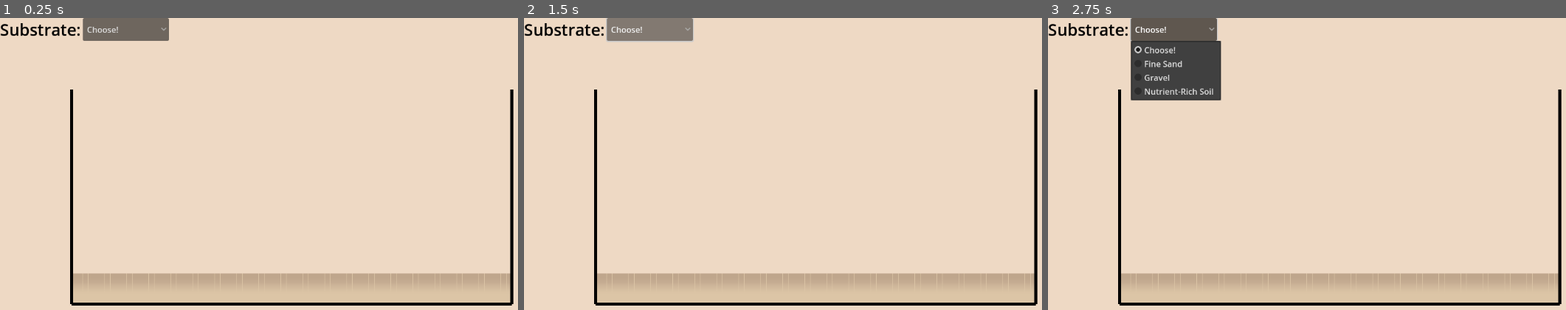
Above: before the commit, frames 1-3 (left to right).
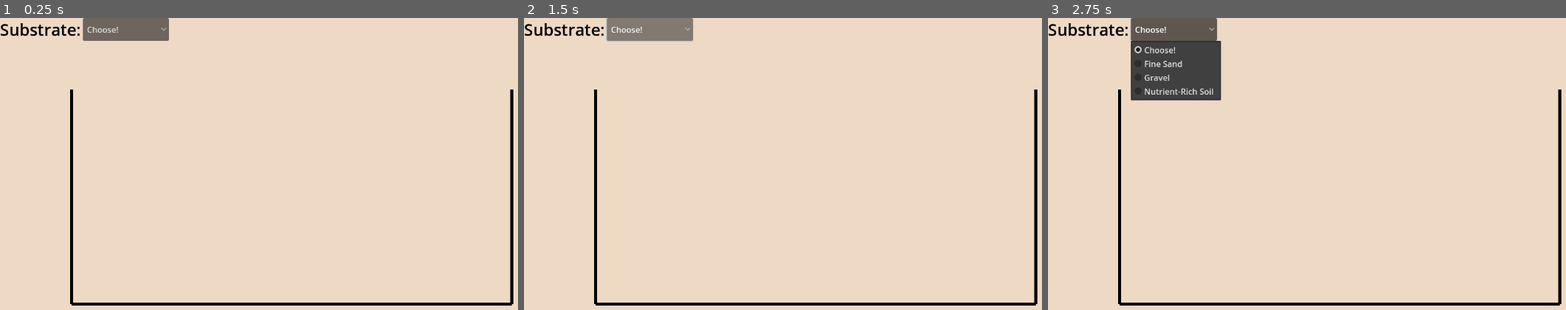
Above: after the commit, the same moments.

Repository: jac192133/Ecobana
Game: Godot game, scene res://scenes/MainScene.tscn
The game is run twice, just before and just after one commit, with the same random seed, the same clock (stepped at 60 frames per second) and the same inputs.
Inputs:
- Up to frame 1 (0.25 s): no input
- Up to frame 2 (1.5 s): click "Choose!" at 0.5 s; click "Choose!" at 1.25 s
- Up to frame 3 (2.75 s): click "Choose!" at 2 s

The runs differ from the first frame. In frame 1, 8.5% of the frame differs, in the area x 14-99%, y 87-98%; in frame 2, 8.5%; in frame 3, 8.5%.

Commit message:
substraight implemented

Diff:
--- a/ecobana_reworked/scenes/MainScene.tscn
+++ b/ecobana_reworked/scenes/MainScene.tscn
@@ -5,6 +5,8 @@
 
 [sub_resource type="ShaderMaterial" id="ShaderMaterial_m7d6k"]
 shader = ExtResource("1_nrpga")
+shader_parameter/substrate_color = null
+shader_parameter/square_size = 1.0
 
 [node name="MainScene" type="Node2D"]
 
--- a/ecobana_reworked/scripts/ui_handler.gd
+++ b/ecobana_reworked/scripts/ui_handler.gd
@@ -1,21 +1,52 @@
 extends Control
 
 @onready var substrate_dropdown = $HBoxContainer/SubstrateDropdown
-@onready var substrate = get_node("../Substrate") # Adjust if needed
-
-# Substrate colors
-var substrate_colors = {
-	"Fine Sand": Color(0.862745, 0.772549, 0.65098, 1),  # Light beige
-	"Gravel": Color(0.77, 0.65, 0.49, 1),               # Warm brown
-	"Nutrient-Rich Soil": Color(0.55, 0.42, 0.3, 1)     # Dark brown
-}
+@onready var substrate = $"../Substrate"  # Adjust the path if needed
 
 func _ready():
 	substrate_dropdown.item_selected.connect(_on_substrate_selected)
 
-func _on_substrate_selected(index):
+	# Set "Choose!" as the default selection
+	substrate_dropdown.selected = 0
+
+	# Ensure the substrate starts hidden
+	substrate.visible = false
+
+	# Also reset the shader parameters to eliminate artifacts
+	var material = substrate.material
+	if material and material is ShaderMaterial:
+		material.set_shader_parameter("substrate_color", Color(0, 0, 0, 0))  # Fully transparent
+		material.set_shader_parameter("square_size", 0)  # Disable pattern
+
+func _on_substrate_selected(index: int):
 	var selected_text = substrate_dropdown.get_item_text(index)
+	print("Selected:", selected_text)
 
-	# Update substrate color if it's a valid selection
-	if selected_text in substrate_colors:
-		substrate.color = substrate_colors[selected_text]
+	# Ensure substrate exists
+	if not is_instance_valid(substrate):
+		print("Substrate node not found!")
+		return
+
+	# Hide substrate if "Choose!" is selected
+	if selected_text == "Choose!":
+		substrate.visible = false
+		return  # Exit early
+
+	substrate.visible = true  # Ensure it's visible for valid selections
+
+	var material = substrate.material
+	if material and material is ShaderMaterial:
+		match selected_text:
+			"Fine Sand":
+				material.set_shader_parameter("substrate_color", Color(0.862745, 0.772549, 0.65098, 1))  # Light beige
+				material.set_shader_parameter("square_size", 1.5)  # Finer pattern
+			"Gravel":
+				material.set_shader_parameter("substrate_color", Color(0.77, 0.65, 0.49, 1))  # Warm brown
+				material.set_shader_parameter("square_size", 1.0)  # Medium pattern
+			"Nutrient-Rich Soil":
+				material.set_shader_parameter("substrate_color", Color(0.55, 0.42, 0.3, 1))  # Dark brown
+				material.set_shader_parameter("square_size", 0.6)  # Larger pattern
+			_:
+				print("Unknown substrate type selected")
+	else:
+		print("Substrate does not have a ShaderMaterial assigned")
--- a/ecobana_reworked/shaders/substrate_gradient_shader.gdshader
+++ b/ecobana_reworked/shaders/substrate_gradient_shader.gdshader
@@ -1,19 +1,22 @@
 shader_type canvas_item;
+
+uniform vec4 substrate_color;  // Remove `: hint_color`
+uniform float square_size = 1.0;
 
 void fragment() {
     float gradient = 1.0 - UV.y; // Creates a top-to-bottom gradient
     float density = smoothstep(0.3, 0.9, gradient); // Controls dot density
 
-    // Create dot pattern
-    vec2 grid = fract(UV * vec2(80.0, 120.0)); // Adjust density scale (X, Y)
-    float dotPattern = step(0.04, grid.x) * step(0.04, grid.y); // Creates dots
+    // Adjust the grid pattern size dynamically
+    vec2 grid = fract(UV * vec2(80.0 * square_size, 120.0 * square_size));
+    float dotPattern = step(0.04, grid.x) * step(0.04, grid.y); // Creates squares
 
-    // Apply gradient to dots
+    // Apply gradient to the squares
     float finalPattern = dotPattern * density;
 
-    // Define colors
-    vec4 baseColor = vec4(0.862745, 0.772549, 0.65098, 1); // Substrate color
-    vec4 dotColor = vec4(0.75, 0.65, 0.55, 1.0); // Slightly darker for dots
+    // Define dot color (slightly darker than the base color)
+    vec4 dotColor = vec4(0.6, 0.5, 0.4, 1.0);
 
-    COLOR = mix(baseColor, dotColor, finalPattern);
+    // Mix the base substrate color with the dot pattern
+    COLOR = mix(substrate_color, dotColor, finalPattern);
 }
Not shown, added: ecobana_reworked.zip
